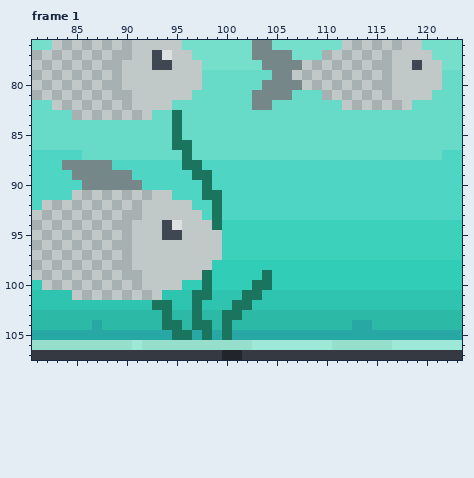
Pixel-art file: assets_raw/mothership.aseprite. This is how it looked before the edit.
320x180 pixels, 16 frames. Shown: frame 1: x 81..123, y 76..107. The commit also changed other frames or places, which this record leaves out.
Now the later version:
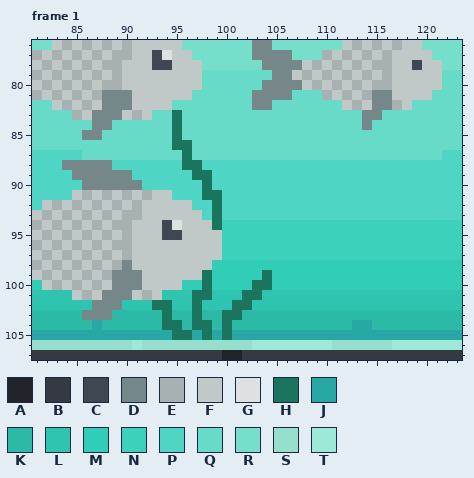
Palette (. is transparent): A #21242b  B #343942  C #3f4852  D #76878a  E #a7b1b1  F #c1c8c8  G #dde1e1  H #1b745e  J #27a8a4  K #2cb9a6  L #2fc4af  M #31cdb7  N #3bd1bb  P #4ed5c4  Q #68dbc8  R #76dfcb  S #96dfcd  T #9ee8d7
Changes in this commit:
layer "fish_big/fin_front" now shown
layer "fish_medium/fin_front" now shown
layer "fish_small/fin_front" now shown
Frame 1, layers "fish_small/fin_front", "fish_medium/fin_front", "fish_big/fin_front":
y 81: x 88..90 FEE -> DDD; x 115..116 FE -> DD
y 82: x 88..90 EFE -> DDD; x 115..116 EF -> DD
y 83: x 87..89 EFE -> DDD; x 114..115 QQ -> DD
y 84: x 87..88 QQ -> DD; x 114 Q -> D
y 85: x 86..87 QQ -> DD
y 98: x 90 E -> D
y 99: x 89..91 FEE -> DDD
y 100: x 89..91 EFE -> DDD
y 101: x 88..90 EFE -> DDD
y 102: x 87..89 LLL -> DDD
y 103: x 86..88 KKK -> DDD
